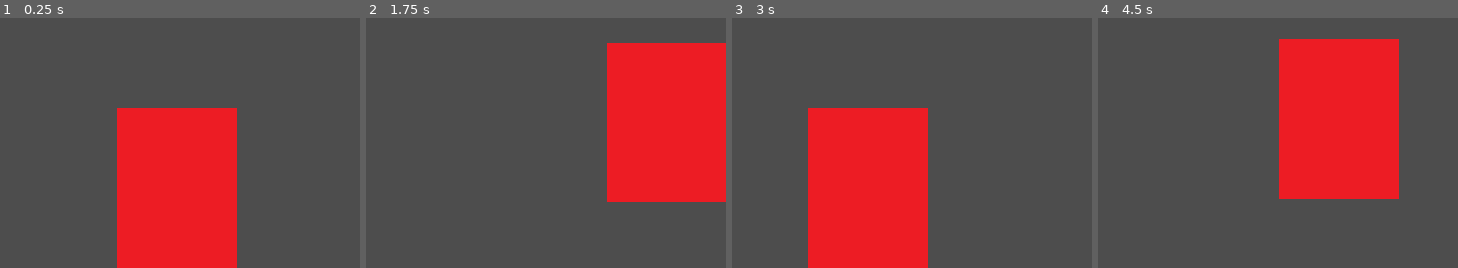
Above: before the commit, frames 1-4 (left to right).
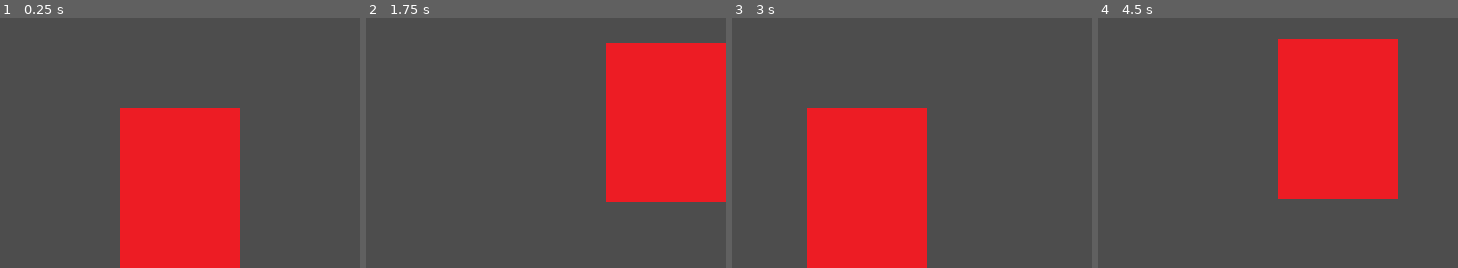
Above: after the commit, the same moments.

Repository: PikaProgram/hook-office
Game: Godot game, scene res://scenes/game.tscn
The game is run twice, just before and just after one commit, with the same random seed, the same clock (stepped at 60 frames per second) and the same inputs.
Inputs:
- Up to frame 1 (0.25 s): no input
- Up to frame 2 (1.75 s): tap Enter (ui_accept) at 0.5, 0.77, 1.52 s; hold Right (ui_right) from 0.53 s (still down)
- Up to frame 3 (3 s): release Right (ui_right) at 2.03 s; hold Left (ui_left) 2.03-2.78 s; hold Right (ui_right) from 2.78 s (still down)
- Up to frame 4 (4.5 s): tap Enter (ui_accept) at 3.02, 3.77, 4.25 s; release Right (ui_right) at 4.28 s; hold Left (ui_left) from 4.28 s (still down)

The runs differ from the first frame. In frame 1, 1.1% of the frame differs, in the area x 32-67%, y 36-100%; in frame 2, 0.2%; in frame 3, 0.4%; in frame 4, 0.4%.

Commit message:
fix(*): fix positions

Diff:
--- a/scenes/game.tscn
+++ b/scenes/game.tscn
@@ -16,7 +16,6 @@
 offset = Vector2(0, -320)
 
 [node name="Player" parent="." instance=ExtResource("1_1hmd4")]
-position = Vector2(-3, 0)
 
 [node name="World Borders" type="StaticBody2D" parent="."]
 
@@ -24,9 +23,9 @@
 shape = SubResource("WorldBoundaryShape2D_07b74")
 
 [node name="Left" type="CollisionShape2D" parent="World Borders"]
-position = Vector2(-184, -1)
+position = Vector2(-180, -1)
 shape = SubResource("WorldBoundaryShape2D_dwtg6")
 
 [node name="Right" type="CollisionShape2D" parent="World Borders"]
-position = Vector2(181, 0)
+position = Vector2(180, 0)
 shape = SubResource("WorldBoundaryShape2D_32wob")
